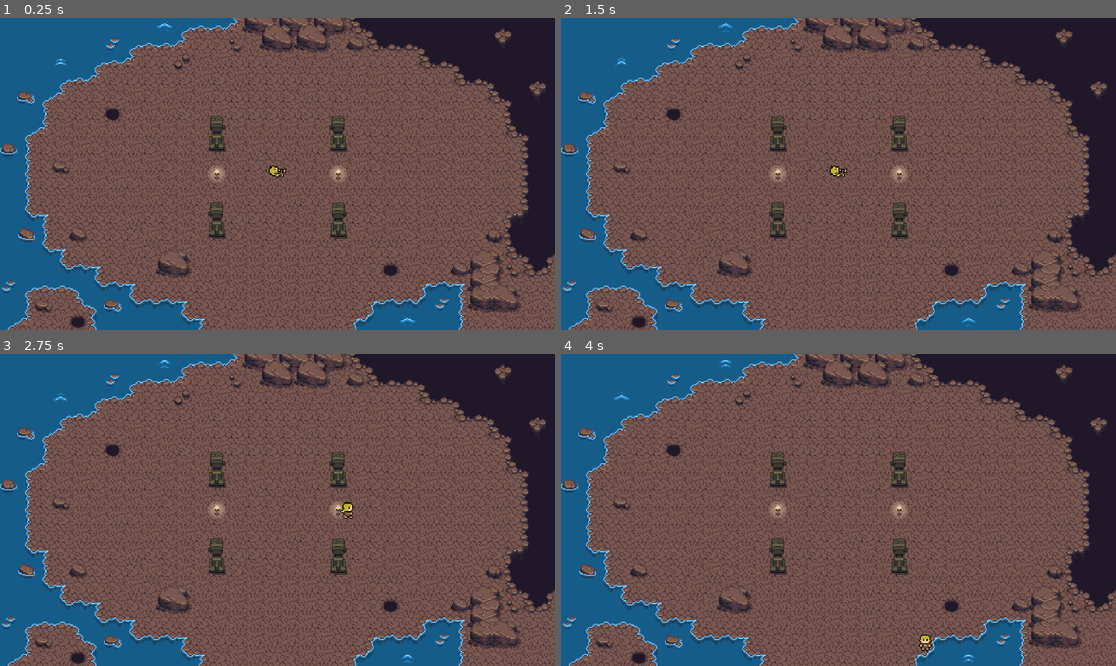
Above: before the commit, frames 1-4 (two rows, left to right).
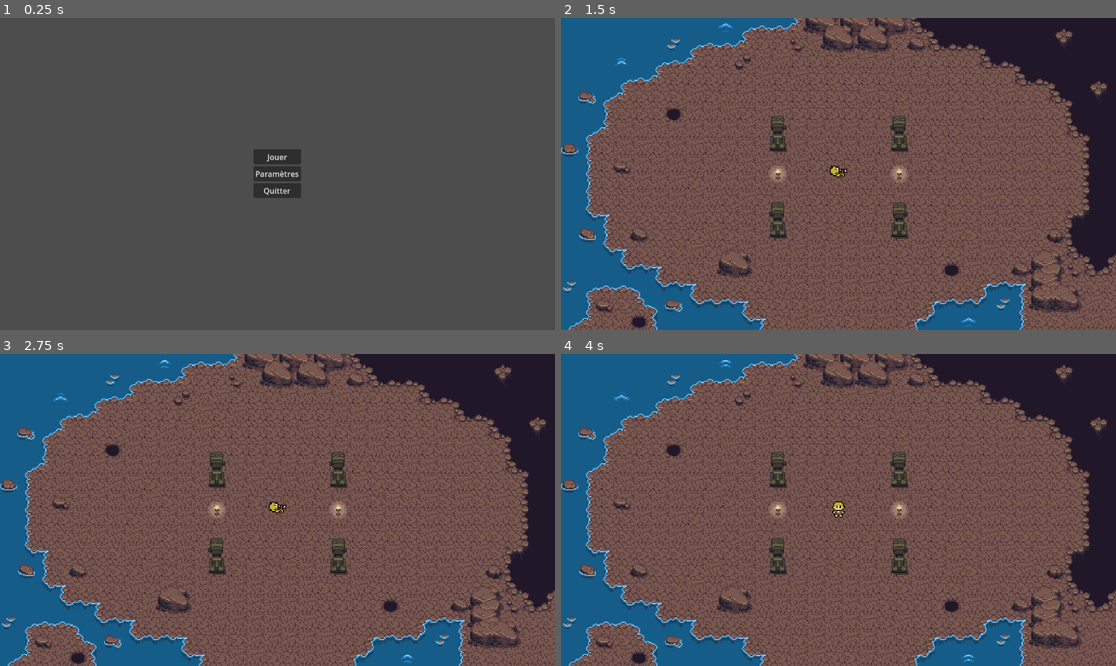
Above: after the commit, the same moments.

Repository: GhostOfShadow31/The-blood-moon
Game: Godot game, scene res://scenes/MainMenu.tscn
Same seed, same stepped clock (60 frames per second), same inputs: the game is played once before the commit and once after it. Before the commit the project starts from res://main.tscn.
Inputs (mouse positions are in pixels of both pictures, inside the frame that each line leads up to):
- Up to frame 1 (0.25 s): no input
- Up to frame 2 (1.5 s): click (838, 174) at 0.5 s, where only the run after the commit has a clickable "Paramètres"; click (838, 158) at 1.25 s, where only the run after the commit has a clickable "Jouer"
- Up to frame 3 (2.75 s): tap Enter (ui_accept) at 2, 2.27 s; hold Right (ui_right) from 2.03 s (still down)
- Up to frame 4 (4 s): release Right (ui_right) at 2.78 s; hold Down (ui_down) 2.78-3.53 s; tap Enter (ui_accept) at 3.02 s; hold Right (ui_right) from 3.53 s (still down)

The runs differ from the first frame. In frame 1, 81% of the frame differs, in the area x 0-100%, y 0-100%; in frame 2, nothing differs; in frame 3, 0.2%; in frame 4, 0.2%.

Commit message:
ajout du MainMenu

Diff:
--- a/main.tscn
+++ /dev/null
@@ -1,117 +0,0 @@
-[gd_scene load_steps=16 format=3 uid="uid://1gd18qhmqbyj"]
-
-[ext_resource type="PackedScene" uid="uid://11824va5mgyp" path="res://scenes/grotte.tscn" id="1_0xm2m"]
-[ext_resource type="Script" uid="uid://ydhrs3hbbm5i" path="res://scripts/systems/grotte.gd" id="1_dg77c"]
-[ext_resource type="PackedScene" uid="uid://ckymwn86st6te" path="res://scenes/characters/player.tscn" id="2_h2yge"]
-[ext_resource type="Script" uid="uid://dpdj08mxmdrwe" path="res://scripts/systems/camera_2d.gd" id="3_h2yge"]
-[ext_resource type="Script" uid="uid://b7fdigt4lwk5o" path="res://scripts/systems/camera_zone_1.gd" id="4_lquwl"]
-[ext_resource type="Script" uid="uid://djk3kvkodn4gw" path="res://scripts/systems/camera_couloir_1.gd" id="5_lquwl"]
-[ext_resource type="Script" uid="uid://bmtlti55sldwi" path="res://scripts/systems/camera_zone_2.gd" id="6_7mycd"]
-[ext_resource type="Script" uid="uid://bu5vhfhaq5sn2" path="res://scripts/systems/camera_couloir_2.gd" id="7_272bh"]
-[ext_resource type="Script" uid="uid://dld0l4luaymcn" path="res://scripts/systems/camera_zone_3.gd" id="8_5vw27"]
-[ext_resource type="Script" uid="uid://cmy1synoyyml3" path="res://scripts/systems/camera_couloir_3.gd" id="9_kek77"]
-[ext_resource type="PackedScene" uid="uid://wwaaoxj6f6ye" path="res://scenes/characters/elfes/apotre_elfe.tscn" id="10_4c57u"]
-[ext_resource type="Script" uid="uid://0xgyp2jof1nq" path="res://scripts/systems/camera_zone_secret.gd" id="10_efxa6"]
-
-[sub_resource type="RectangleShape2D" id="RectangleShape2D_7mycd"]
-size = Vector2(20, 14.4444)
-
-[sub_resource type="RectangleShape2D" id="RectangleShape2D_5vw27"]
-size = Vector2(180, 114)
-
-[sub_resource type="RectangleShape2D" id="RectangleShape2D_4c57u"]
-size = Vector2(198, 125)
-
-[node name="Main" type="Node2D"]
-
-[node name="Grotte" type="Node2D" parent="."]
-script = ExtResource("1_dg77c")
-
-[node name="MapGrotte" parent="Grotte" instance=ExtResource("1_0xm2m")]
-
-[node name="Player" parent="Grotte" instance=ExtResource("2_h2yge")]
-z_index = 1
-
-[node name="Camera2D" type="Camera2D" parent="Grotte"]
-visible = false
-zoom = Vector2(2.25, 2.25)
-limit_smoothed = true
-position_smoothing_speed = 1.5
-drag_left_margin = 0.0
-drag_top_margin = 0.0
-drag_right_margin = 0.0
-drag_bottom_margin = 0.0
-script = ExtResource("3_h2yge")
-
-[node name="CameraZone1" type="Area2D" parent="Grotte"]
-visible = false
-script = ExtResource("4_lquwl")
-
-[node name="CollisionPolygon2D" type="CollisionPolygon2D" parent="Grotte/CameraZone1"]
-polygon = PackedVector2Array(-86, -141, 83, -137, 197, -91, 232, -39, 233, 27, 217, 70, 94, 133, -95, 133, -195, 90, -234, 43, -233, -34, -203, -86)
-
-[node name="CameraCouloir1" type="Area2D" parent="Grotte"]
-visible = false
-script = ExtResource("5_lquwl")
-camera_target_position = Vector2(0, 208)
-
-[node name="CollisionShape2D" type="CollisionShape2D" parent="Grotte/CameraCouloir1"]
-position = Vector2(0, 211)
-scale = Vector2(10, 7.2)
-shape = SubResource("RectangleShape2D_7mycd")
-
-[node name="CameraZone2" type="Area2D" parent="Grotte"]
-visible = false
-script = ExtResource("6_7mycd")
-camera_target_position = Vector2(0, 408)
-
-[node name="CollisionPolygon2D" type="CollisionPolygon2D" parent="Grotte/CameraZone2"]
-position = Vector2(8, 416)
-polygon = PackedVector2Array(-119, -136, 106, -137, 209, -42, 212, 32, 133, 109, -135, 108, -208, 55, -210, -65)
-
-[node name="CameraCouloir2" type="Area2D" parent="Grotte"]
-visible = false
-script = ExtResource("7_272bh")
-camera_target_position = Vector2(-312, 408)
-
-[node name="CollisionShape2D" type="CollisionShape2D" parent="Grotte/CameraCouloir2"]
-position = Vector2(-309, 425)
-shape = SubResource("RectangleShape2D_5vw27")
-
-[node name="CameraZone3" type="Area2D" parent="Grotte"]
-visible = false
-script = ExtResource("8_5vw27")
-camera_target_position = Vector2(-650, 408)
-
-[node name="CollisionPolygon2D" type="CollisionPolygon2D" parent="Grotte/CameraZone3"]
-position = Vector2(-657, 416)
-polygon = PackedVector2Array(240, -58, 241, 58, 97, 121, -87, 121, -232, 56, -231, -62, -110, -116, 124, -119)
-
-[node name="CameraCouloir3" type="Area2D" parent="Grotte"]
-visible = false
-script = ExtResource("9_kek77")
-camera_target_position = Vector2(-650, 600)
-
-[node name="CollisionShape2D" type="CollisionShape2D" parent="Grotte/CameraCouloir3"]
-position = Vector2(-664, 624.5)
-shape = SubResource("RectangleShape2D_4c57u")
-
-[node name="CameraZoneSecret" type="Area2D" parent="Grotte"]
-visible = false
-script = ExtResource("10_efxa6")
-camera_target_position = Vector2(-327, 263)
-
-[node name="CollisionPolygon2D" type="CollisionPolygon2D" parent="Grotte/CameraZoneSecret"]
-position = Vector2(-327, 263)
-polygon = PackedVector2Array(146, 30, 160, 39, 119, 91, 89, 93, 33, 57, -109, 67, -182, 21, -181, -45, -163, -76, -106, -116, 71, -115, 95, -156, 144, -159, 158, -137, 160, -84, 145, -79)
-
-[node name="ApotreElfe" parent="Grotte" instance=ExtResource("10_4c57u")]
-position = Vector2(-657, 417)
-
-[connection signal="body_entered" from="Grotte/CameraZone1" to="Grotte/CameraZone1" method="_on_body_entered"]
-[connection signal="body_entered" from="Grotte/CameraCouloir1" to="Grotte/CameraCouloir1" method="_on_body_entered"]
-[connection signal="body_entered" from="Grotte/CameraZone2" to="Grotte/CameraZone2" method="_on_body_entered"]
-[connection signal="body_entered" from="Grotte/CameraCouloir2" to="Grotte/CameraCouloir2" method="_on_body_entered"]
-[connection signal="body_entered" from="Grotte/CameraZone3" to="Grotte/CameraZone3" method="_on_body_entered"]
-[connection signal="body_entered" from="Grotte/CameraCouloir3" to="Grotte/CameraCouloir3" method="_on_body_entered"]
-[connection signal="body_entered" from="Grotte/CameraZoneSecret" to="Grotte/CameraZoneSecret" method="_on_body_entered"]
--- a/project.godot
+++ b/project.godot
@@ -11,7 +11,7 @@
 [application]
 
 config/name="The blood moon"
-run/main_scene="uid://1gd18qhmqbyj"
+run/main_scene="uid://b07w81xvg5hg2"
 config/features=PackedStringArray("4.4", "Forward Plus")
 config/icon="res://icon.svg"
 
@@ -20,7 +20,7 @@
 DialogueManager="*res://scripts/managers/dialogueManager.gd"
 StoryManager="*res://scripts/managers/storyManager.gd"
 CinematiqueManager="*res://scripts/managers/cinematiqueManager.gd"
-DialogueUi="*res://ui/dialogue/DialogueUI.tscn"
+DialogueUi="*res://scenes/ui/dialogue/DialogueUI.tscn"
 
 [input]
 
--- /dev/null
+++ b/scenes/MainMenu.tscn
@@ -0,0 +1,36 @@
+[gd_scene load_steps=2 format=3 uid="uid://b07w81xvg5hg2"]
+
+[ext_resource type="Script" uid="uid://2urps1jlaqu4" path="res://scripts/systems/main_menu.gd" id="1_yqorp"]
+
+[node name="MainMenu" type="Control"]
+layout_mode = 3
+anchors_preset = 15
+anchor_right = 1.0
+anchor_bottom = 1.0
+grow_horizontal = 2
+grow_vertical = 2
+script = ExtResource("1_yqorp")
+
+[node name="CenterContainer" type="CenterContainer" parent="."]
+layout_mode = 0
+offset_right = 1152.0
+offset_bottom = 648.0
+
+[node name="VBoxContainer" type="VBoxContainer" parent="CenterContainer"]
+layout_mode = 2
+
+[node name="PlayButton" type="Button" parent="CenterContainer/VBoxContainer"]
+layout_mode = 2
+text = "Jouer"
+
+[node name="SettingsButton" type="Button" parent="CenterContainer/VBoxContainer"]
+layout_mode = 2
+text = "Paramètres"
+
+[node name="QuitPlay" type="Button" parent="CenterContainer/VBoxContainer"]
+layout_mode = 2
+text = "Quitter"
+
+[connection signal="pressed" from="CenterContainer/VBoxContainer/PlayButton" to="." method="_on_play_button_pressed"]
+[connection signal="pressed" from="CenterContainer/VBoxContainer/SettingsButton" to="." method="_on_settings_button_pressed"]
+[connection signal="pressed" from="CenterContainer/VBoxContainer/QuitPlay" to="." method="_on_quit_play_pressed"]
--- /dev/null
+++ b/scenes/chapitres/grotte.tscn
@@ -0,0 +1,115 @@
+[gd_scene load_steps=16 format=3 uid="uid://1gd18qhmqbyj"]
+
+[ext_resource type="Script" uid="uid://ydhrs3hbbm5i" path="res://scripts/systems/grotte.gd" id="1_6uhle"]
+[ext_resource type="PackedScene" uid="uid://11824va5mgyp" path="res://scenes/map/mapGrotte.tscn" id="2_8w5qq"]
+[ext_resource type="PackedScene" uid="uid://ckymwn86st6te" path="res://scenes/characters/player.tscn" id="3_fhqjf"]
+[ext_resource type="Script" uid="uid://dpdj08mxmdrwe" path="res://scripts/systems/camera_2d.gd" id="4_ff8e7"]
+[ext_resource type="Script" uid="uid://b7fdigt4lwk5o" path="res://scripts/systems/camera_zone_1.gd" id="5_outh2"]
+[ext_resource type="Script" uid="uid://djk3kvkodn4gw" path="res://scripts/systems/camera_couloir_1.gd" id="6_vb0os"]
+[ext_resource type="Script" uid="uid://bmtlti55sldwi" path="res://scripts/systems/camera_zone_2.gd" id="7_xomsx"]
+[ext_resource type="Script" uid="uid://bu5vhfhaq5sn2" path="res://scripts/systems/camera_couloir_2.gd" id="8_nuhrp"]
+[ext_resource type="Script" uid="uid://dld0l4luaymcn" path="res://scripts/systems/camera_zone_3.gd" id="9_0rk6l"]
+[ext_resource type="Script" uid="uid://cmy1synoyyml3" path="res://scripts/systems/camera_couloir_3.gd" id="10_8o241"]
+[ext_resource type="Script" uid="uid://0xgyp2jof1nq" path="res://scripts/systems/camera_zone_secret.gd" id="11_aw4rd"]
+[ext_resource type="PackedScene" uid="uid://wwaaoxj6f6ye" path="res://scenes/characters/elfes/apotre_elfe.tscn" id="12_v5sv6"]
+
+[sub_resource type="RectangleShape2D" id="RectangleShape2D_7mycd"]
+size = Vector2(20, 14.4444)
+
+[sub_resource type="RectangleShape2D" id="RectangleShape2D_5vw27"]
+size = Vector2(180, 114)
+
+[sub_resource type="RectangleShape2D" id="RectangleShape2D_4c57u"]
+size = Vector2(198, 125)
+
+[node name="Grotte" type="Node2D"]
+script = ExtResource("1_6uhle")
+
+[node name="MapGrotte" parent="." instance=ExtResource("2_8w5qq")]
+
+[node name="Player" parent="." instance=ExtResource("3_fhqjf")]
+z_index = 1
+
+[node name="Camera2D" type="Camera2D" parent="."]
+visible = false
+zoom = Vector2(2.25, 2.25)
+limit_smoothed = true
+position_smoothing_speed = 1.5
+drag_left_margin = 0.0
+drag_top_margin = 0.0
+drag_right_margin = 0.0
+drag_bottom_margin = 0.0
+script = ExtResource("4_ff8e7")
+
+[node name="CameraZone1" type="Area2D" parent="."]
+visible = false
+script = ExtResource("5_outh2")
+
+[node name="CollisionPolygon2D" type="CollisionPolygon2D" parent="CameraZone1"]
+polygon = PackedVector2Array(-86, -141, 83, -137, 197, -91, 232, -39, 233, 27, 217, 70, 94, 133, -95, 133, -195, 90, -234, 43, -233, -34, -203, -86)
+
+[node name="CameraCouloir1" type="Area2D" parent="."]
+visible = false
+script = ExtResource("6_vb0os")
+camera_target_position = Vector2(0, 208)
+
+[node name="CollisionShape2D" type="CollisionShape2D" parent="CameraCouloir1"]
+position = Vector2(0, 211)
+scale = Vector2(10, 7.2)
+shape = SubResource("RectangleShape2D_7mycd")
+
+[node name="CameraZone2" type="Area2D" parent="."]
+visible = false
+script = ExtResource("7_xomsx")
+camera_target_position = Vector2(0, 408)
+
+[node name="CollisionPolygon2D" type="CollisionPolygon2D" parent="CameraZone2"]
+position = Vector2(8, 416)
+polygon = PackedVector2Array(-119, -136, 106, -137, 209, -42, 212, 32, 133, 109, -135, 108, -208, 55, -210, -65)
+
+[node name="CameraCouloir2" type="Area2D" parent="."]
+visible = false
+script = ExtResource("8_nuhrp")
+camera_target_position = Vector2(-312, 408)
+
+[node name="CollisionShape2D" type="CollisionShape2D" parent="CameraCouloir2"]
+position = Vector2(-309, 425)
+shape = SubResource("RectangleShape2D_5vw27")
+
+[node name="CameraZone3" type="Area2D" parent="."]
+visible = false
+script = ExtResource("9_0rk6l")
+camera_target_position = Vector2(-650, 408)
+
+[node name="CollisionPolygon2D" type="CollisionPolygon2D" parent="CameraZone3"]
+position = Vector2(-657, 416)
+polygon = PackedVector2Array(240, -58, 241, 58, 97, 121, -87, 121, -232, 56, -231, -62, -110, -116, 124, -119)
+
+[node name="CameraCouloir3" type="Area2D" parent="."]
+visible = false
+script = ExtResource("10_8o241")
+camera_target_position = Vector2(-650, 600)
+
+[node name="CollisionShape2D" type="CollisionShape2D" parent="CameraCouloir3"]
+position = Vector2(-664, 624.5)
+shape = SubResource("RectangleShape2D_4c57u")
+
+[node name="CameraZoneSecret" type="Area2D" parent="."]
+visible = false
+script = ExtResource("11_aw4rd")
+camera_target_position = Vector2(-327, 263)
+
+[node name="CollisionPolygon2D" type="CollisionPolygon2D" parent="CameraZoneSecret"]
+position = Vector2(-327, 263)
+polygon = PackedVector2Array(146, 30, 160, 39, 119, 91, 89, 93, 33, 57, -109, 67, -182, 21, -181, -45, -163, -76, -106, -116, 71, -115, 95, -156, 144, -159, 158, -137, 160, -84, 145, -79)
+
+[node name="ApotreElfe" parent="." instance=ExtResource("12_v5sv6")]
+position = Vector2(-657, 417)
+
+[connection signal="body_entered" from="CameraZone1" to="CameraZone1" method="_on_body_entered"]
+[connection signal="body_entered" from="CameraCouloir1" to="CameraCouloir1" method="_on_body_entered"]
+[connection signal="body_entered" from="CameraZone2" to="CameraZone2" method="_on_body_entered"]
+[connection signal="body_entered" from="CameraCouloir2" to="CameraCouloir2" method="_on_body_entered"]
+[connection signal="body_entered" from="CameraZone3" to="CameraZone3" method="_on_body_entered"]
+[connection signal="body_entered" from="CameraCouloir3" to="CameraCouloir3" method="_on_body_entered"]
+[connection signal="body_entered" from="CameraZoneSecret" to="CameraZoneSecret" method="_on_body_entered"]
--- /dev/null
+++ b/scripts/systems/main_menu.gd
@@ -0,0 +1,14 @@
+extends Control
+
+
+func _on_play_button_pressed() -> void:
+	get_tree().change_scene_to_file("res://scenes/chapitres/grotte.tscn")
+	# Remplcer par une scène d'intro ici
+
+
+func _on_settings_button_pressed() -> void:
+	print("Paramètre non-implémenter")
+
+
+func _on_quit_play_pressed() -> void:
+	get_tree().quit()
Not shown, added: assets/characters/npcs/goblin/goblin-normal.png.import
Not shown, added: assets/characters/npcs/orc/debut-orc.png.import
Renamed: scenes/grotte.tscn -> scenes/map/mapGrotte.tscn
Not shown: 2 places in scenes/ui/dialogue/DialogueUI.tscn that only renumber resources
Not shown, added: scripts/systems/main_menu.gd.uid
